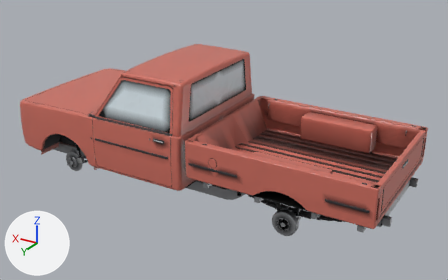
An edit to the glTF model public/models/modcar/frames/pickup.glb, drawn before and after from the same camera.
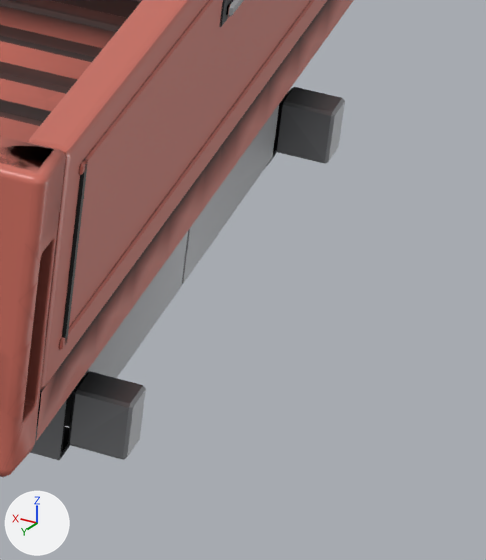
Old and new are each drawn whole from a 50 mm camera at (-3.63, 5.56, 3.52) aimed at (-0.28, -0.02, 0.73) and again close up on the part from 83% to 98% of the width and 59% to 86% of the height. Arrows for +X, +Y and +Z are at lower left; the lights stay in place. The older version's two pictures come first. Where no turn or scale is listed for an object, it has been applied to the vertices. Vertices at exactly the same position are counted once.

Names of what the first close-up shows: 'BODY', 'P_trunk', 'UNDER'.
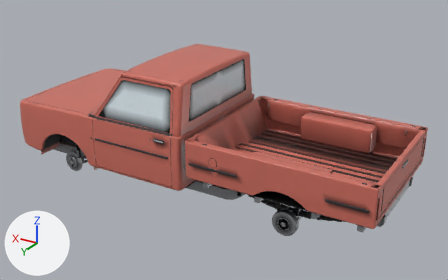
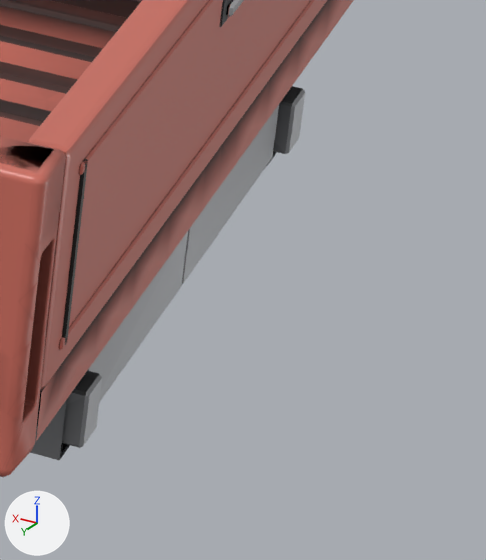
Where the newer file only moved an object's origin or applied its transform, the numbers keep the older frame.

Location of each change, [x1, y1, x2, y2] in pixels of the close-ups (486 x 560 px; the box of a moved part takes in the faces that stretch with it):
part 1 of me_body_001, moved or reshaped
    before: [275, 87, 345, 164]
    after: [273, 86, 305, 154]
part 2 of me_body_001, moved or reshaped
    before: [68, 371, 146, 460]
    after: [62, 370, 102, 448]

What the commit changed:
me_body_001 is used by ob_body; location (0.0, 0.0, 0.0).
me_body_001 had 16545 vertices, 29152 faces and spanned x -2.38..2.18, y -0.84..0.84, z 0.37..1.62.
me_body_001 now has 16545 vertices, 29152 faces and spans x -2.34..2.14, y -0.84..0.84, z 0.37..1.62.
me_body_001 part 1: the loose piece of 24 vertices spanning x -2.38..-2.31, y -0.49..-0.43, z 0.5..0.58 is moved by (0.06, 0.0, 0.0).
me_body_001 part 2: the loose piece of 24 vertices spanning x -2.38..-2.31, y 0.43..0.49, z 0.5..0.58 is moved by (0.06, 0.0, 0.0).
Other edits to the shape of me_body_001 do not show in these pictures.
